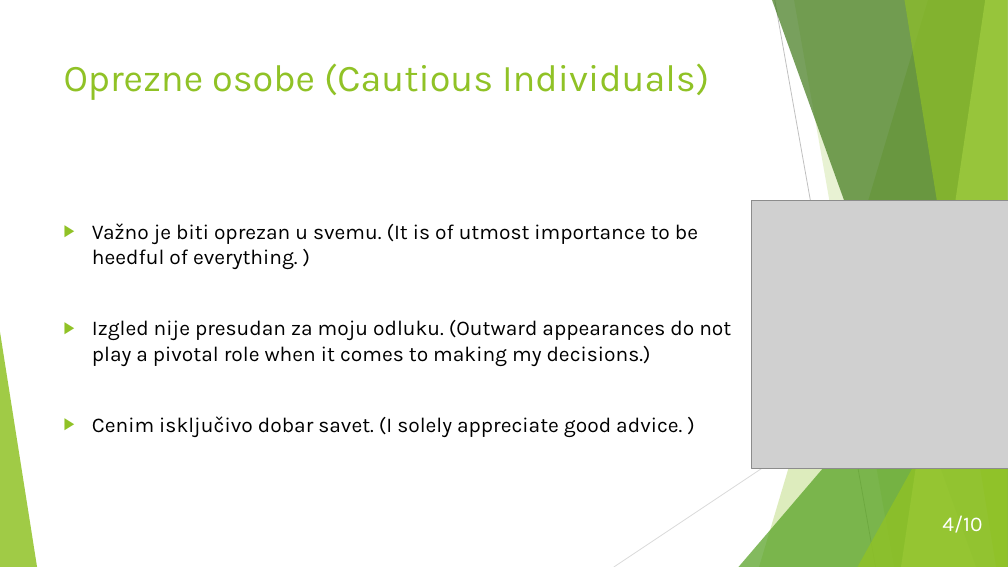
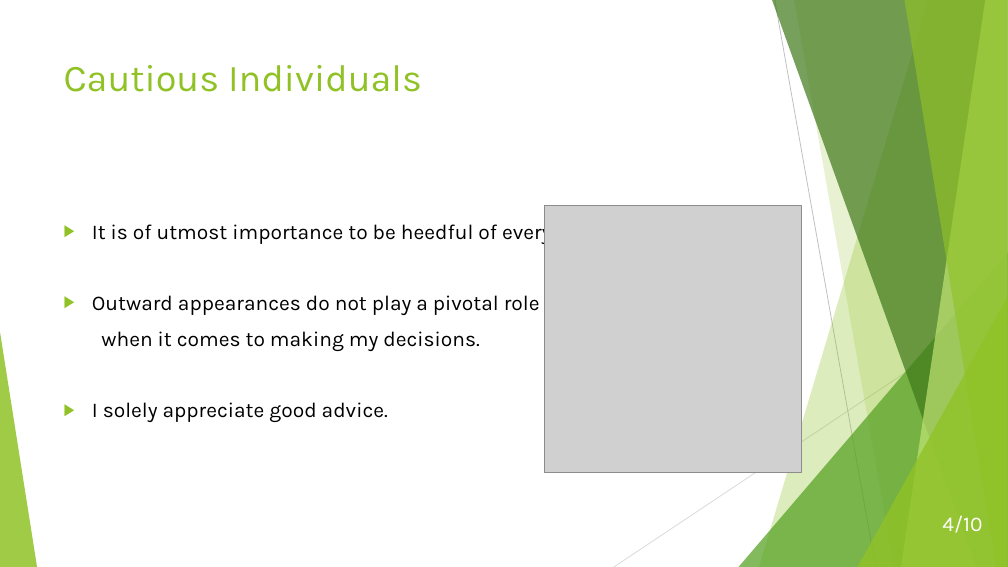
Before and after one commit to MarinaNikolic/UPR, a slide deck: slide 4 of mindgenomix-english.pptx. Drawn at 1008x567 pixels with LibreOffice and Linux fonts; fonts in the diff are those of the drawing; grey boxes stand for pictures. Boxes give left, top, right and bottom in pixels: in the first picture for what was removed or moved away, otherwise in the second. Text is boxed around its words. In the diff, an @@ line names an element or a change of style, - is before the commit and + after.

```diff
--- a/mindgenomix-english.pptx
+++ b/mindgenomix-english.pptx
@@ title at <box>64,65,422,92</box>: text changed @@
-Oprezne osobe (Cautious Individuals)
+Cautious Individuals
@@ picture: place and size @@
-picture at <box>752,200,1008,468</box>
+picture at <box>544,206,802,473</box>
@@ text at <box>92,219,607,422</box>: text changed @@
-▶ Važno je biti oprezan u svemu. (It is of utmost importance to be heedful of everything. )
-▶ Izgled nije presudan za moju odluku. (Outward appearances do not play a pivotal role when it comes to making my decisions.)
-▶ Cenim isključivo dobar savet. (I solely appreciate good advice. )
+▶ It is of utmost importance to be heedful of everything.
+▶ Outward appearances do not play a pivotal role
+when it comes to making my decisions.
+▶ I solely appreciate good advice.
```
Also in this commit, not shown: 9 other slides changed.
